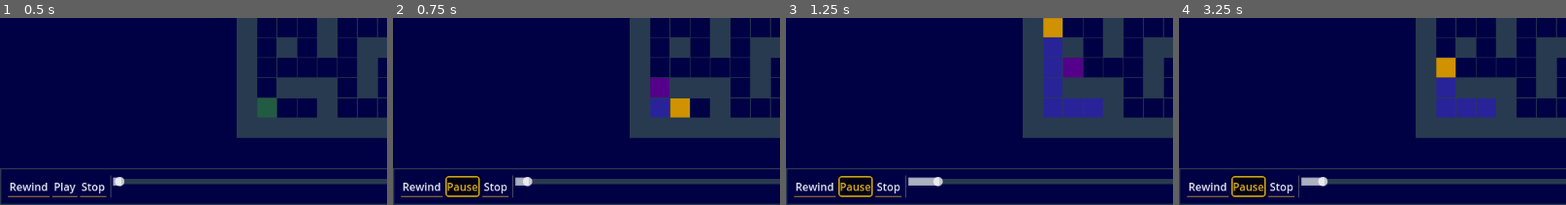
Above: before the commit, frames 1-4 (left to right).
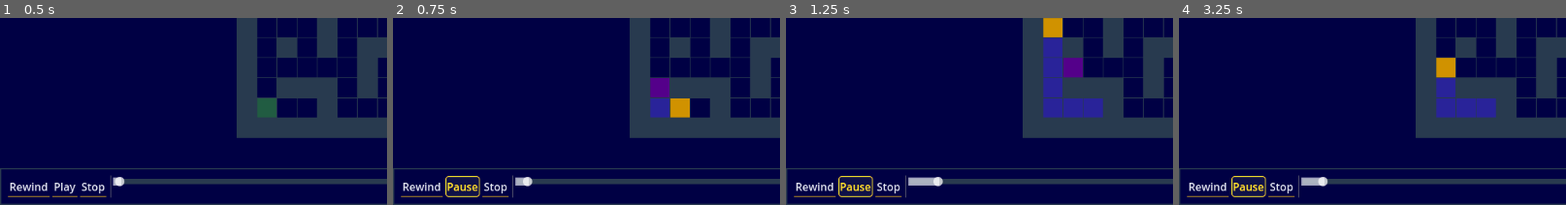
Above: after the commit, the same moments.

Repository: Foolminate/kintsugi-workbench
Game: Godot game, scene res://problems/advent-of-code/aoc-2024/16/day16.tscn
The game is run twice, just before and just after one commit, with the same random seed, the same clock (stepped at 60 frames per second) and the same inputs.
Inputs:
- Up to frame 1 (0.5 s): no input
- Up to frame 2 (0.75 s): click "Play" at 0.5 s
- Up to frame 3 (1.25 s): no input
- Up to frame 4 (3.25 s): click "Rewind" at 1.25 s; click "Stop" at 2 s; click "Play" at 2.75 s
The pictures show only the part of the screen within x 0-50%, y 50-100%; the shares and areas given below are measured in that part.

Frame 1 is identical in both runs. In frame 2, 1.2% of the frame differs, in the area x 13-23%, y 83-97%; in frame 3, 1.2%; in frame 4, 1.2%.

Commit message:
chore: button text/border glow

Diff:
--- a/core/theme/main_theme.tres
+++ b/core/theme/main_theme.tres
@@ -6,7 +6,20 @@
 border_width_top = 2
 border_width_right = 2
 border_width_bottom = 2
-border_color = Color(0.8627451, 0.68235296, 0.11372549, 1)
+border_color = Color(1.1702614, 0.92898875, 0.1680183, 1)
+border_blend = true
+corner_radius_top_left = 4
+corner_radius_top_right = 4
+corner_radius_bottom_right = 4
+corner_radius_bottom_left = 4
+
+[sub_resource type="StyleBoxFlat" id="StyleBoxFlat_2c54g"]
+bg_color = Color(0.16862746, 0.23137255, 0.30980393, 0.34901962)
+border_width_left = 2
+border_width_top = 2
+border_width_right = 2
+border_width_bottom = 2
+border_color = Color(1.17, 0.929, 0.168, 1)
 border_blend = true
 corner_radius_top_left = 4
 corner_radius_top_right = 4
@@ -68,10 +81,11 @@
 Button/colors/font_color = Color(0.89411765, 0.9098039, 0.94509804, 1)
 Button/colors/font_disabled_color = Color(0.89420825, 0.90982777, 0.9452769, 0.5)
 Button/colors/font_focus_color = Color(0.8627451, 0.68235296, 0.11372549, 1)
-Button/colors/font_hover_color = Color(0.8627451, 0.68235296, 0.11372549, 1)
-Button/colors/font_hover_pressed_color = Color(0.8627451, 0.68235296, 0.11372549, 1)
+Button/colors/font_hover_color = Color(1.1702614, 0.92898875, 0.1680183, 1)
+Button/colors/font_hover_pressed_color = Color(1.1702614, 0.92898875, 0.1680183, 1)
 Button/colors/font_pressed_color = Color(0.8627451, 0.68235296, 0.11372549, 1)
 Button/styles/hover = SubResource("StyleBoxFlat_65i50")
+Button/styles/hover_pressed = SubResource("StyleBoxFlat_2c54g")
 Button/styles/normal = SubResource("StyleBoxFlat_2wc3i")
 Button/styles/pressed = SubResource("StyleBoxFlat_ypyd6")
 HSlider/styles/grabber_area = SubResource("StyleBoxFlat_gll0j")
Not shown: 1 places in core/theme/main_theme.tres that only renumber resources
